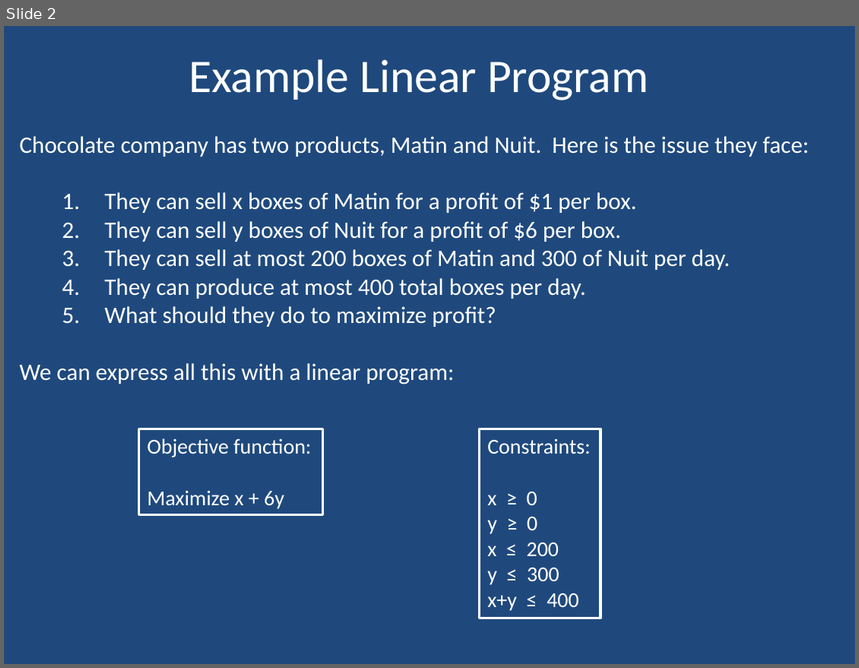
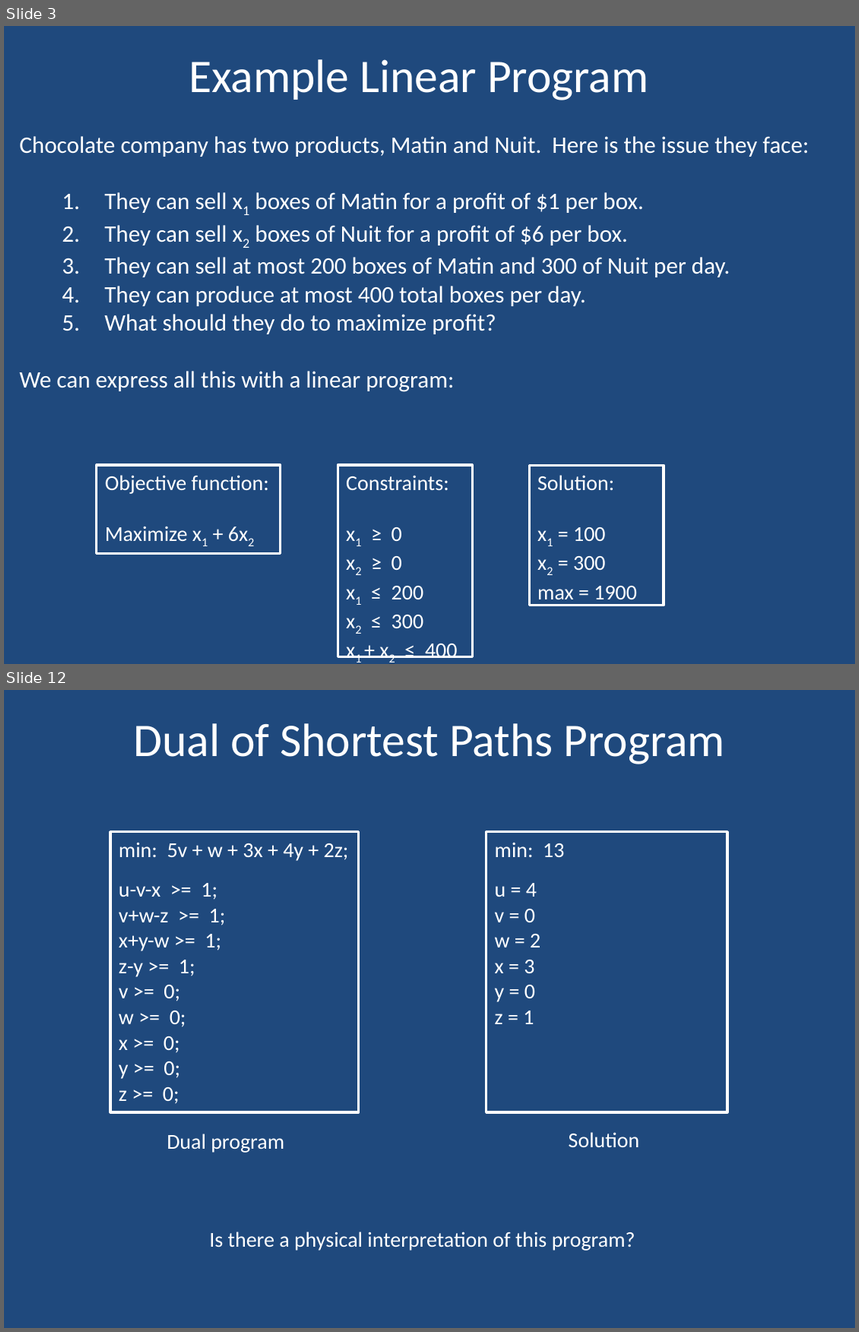
Before and after one commit to dustycodes/Algorithms-UofU, a slide deck: lectures/CS 4150 Linear Programming.pptx. Shown one above the other, each under a label of ours: slide 2 before the commit, slides 3 and 12 after it; the slides between them are not shown. The pictures are 859x668 and 859x1332 pixels, drawn with LibreOffice and Linux fonts; fonts in the diff are those of the drawing. Boxes give left, top, right and bottom in pixels: in the first picture for what was removed or moved away, otherwise in the second. Text is boxed around its words. In the diff, an @@ line names an element or a change of style, - is before the commit and + after.

```diff
--- a/lectures/CS 4150 Linear Programming.pptx
+++ b/lectures/CS 4150 Linear Programming.pptx
@@ slide 12 added at [4,690,855,1328], background #1F497D @@
@@ title added at [133,723,725,764], 39.6 pt, text #FFFFFF @@
+Dual of Shortest Paths Program
@@ rectangle added at [110,832,359,1113], outline #FFFFFF 2 pt, 18 pt, text #FFFFFF @@
+min: 5v + w + 3x + 4y + 2z;
+u-v-x >= 1;
+v+w-z >= 1;
+x+y-w >= 1;
+z-y >= 1;
+v >= 0;
+w >= 0;
+x >= 0;
+y >= 0;
+z >= 0;
@@ rectangle added at [487,832,728,1113], outline #FFFFFF 2 pt, 18 pt, text #FFFFFF @@
+min: 13
+u = 4
+v = 0
+w = 2
+x = 3
+y = 0
+z = 1
@@ text added at [167,1134,284,1153], 18 pt, text #FFFFFF @@
+Dual program
@@ text added at [569,1132,640,1148], 18 pt, text #FFFFFF @@
+Solution
@@ text added at [209,1232,636,1251], 18 pt, text #FFFFFF @@
+Is there a physical interpretation of this program?
@@ what was slide 2 is now slide 3 @@
@@ slide 3 changed as well @@
@@ text at [104,192,644,246]: text changed @@
-  1. They can sell x boxes of Matin for a profit of $1 per box.
-  2. They can sell y boxes of Nuit for a profit of $6 per box.
+  1. They can sell x1 boxes of Matin for a profit of $1 per box.
+  2. They can sell x2 boxes of Nuit for a profit of $6 per box.
@@ rectangle "Objective function:": place and size @@
-rectangle "Objective function:" at [139,430,322,515]
+rectangle "Objective function:" at [97,465,281,553]
@@ rectangle "Constraints:": place and size @@
-rectangle "Constraints:" at [479,430,601,619]
+rectangle "Constraints:" at [338,465,472,658]
@@ rectangle added at [529,465,664,606], outline #FFFFFF 2 pt, 18 pt, text #FFFFFF @@
+Solution:
+x1 = 100
+x2 = 300
+max = 1900
@@ text in rectangle at [105,527,188,541]: text changed @@
-Maximize x + 6y
+Maximize x1 + 6x2
@@ text in rectangle at [392,528,458,658]: text changed @@
-x ≥ 0
-y ≥ 0
-x ≤ 200
-y ≤ 300
-x+y ≤ 400
+x1 ≥ 0
+x2 ≥ 0
+x1 ≤ 200
+x2 ≤ 300
+x1 + x2 ≤ 400
```
Also in this commit, not shown: 1 other slide changed, 11 other slides added, 12 slides removed, 12 other files.
